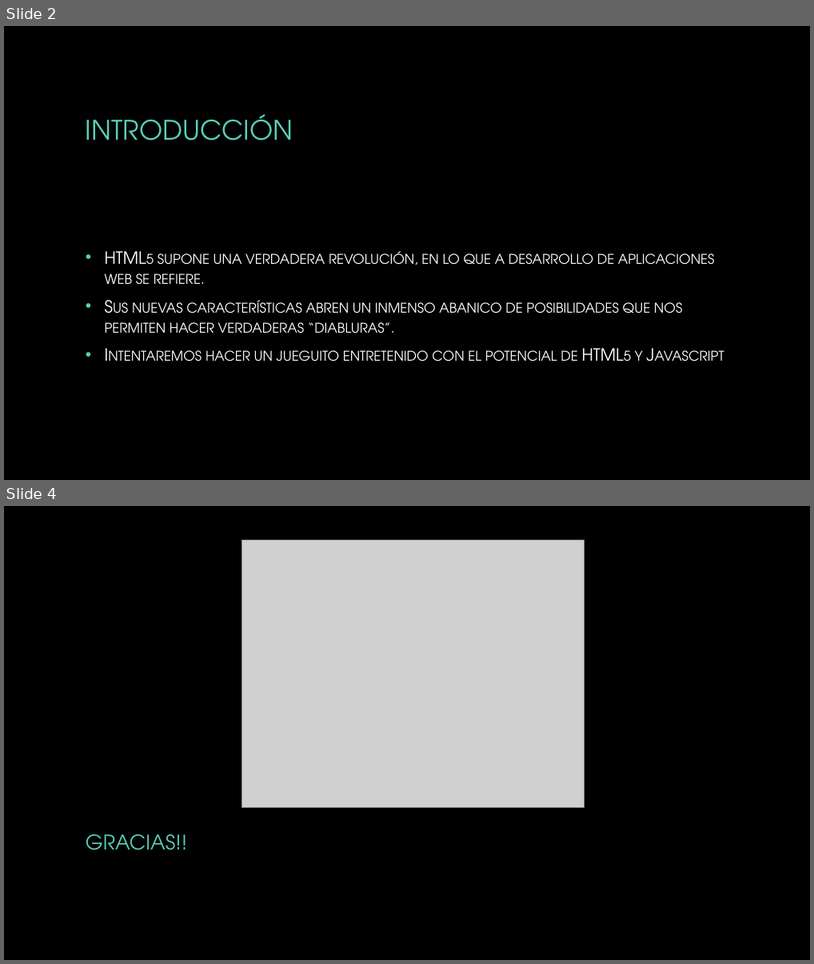
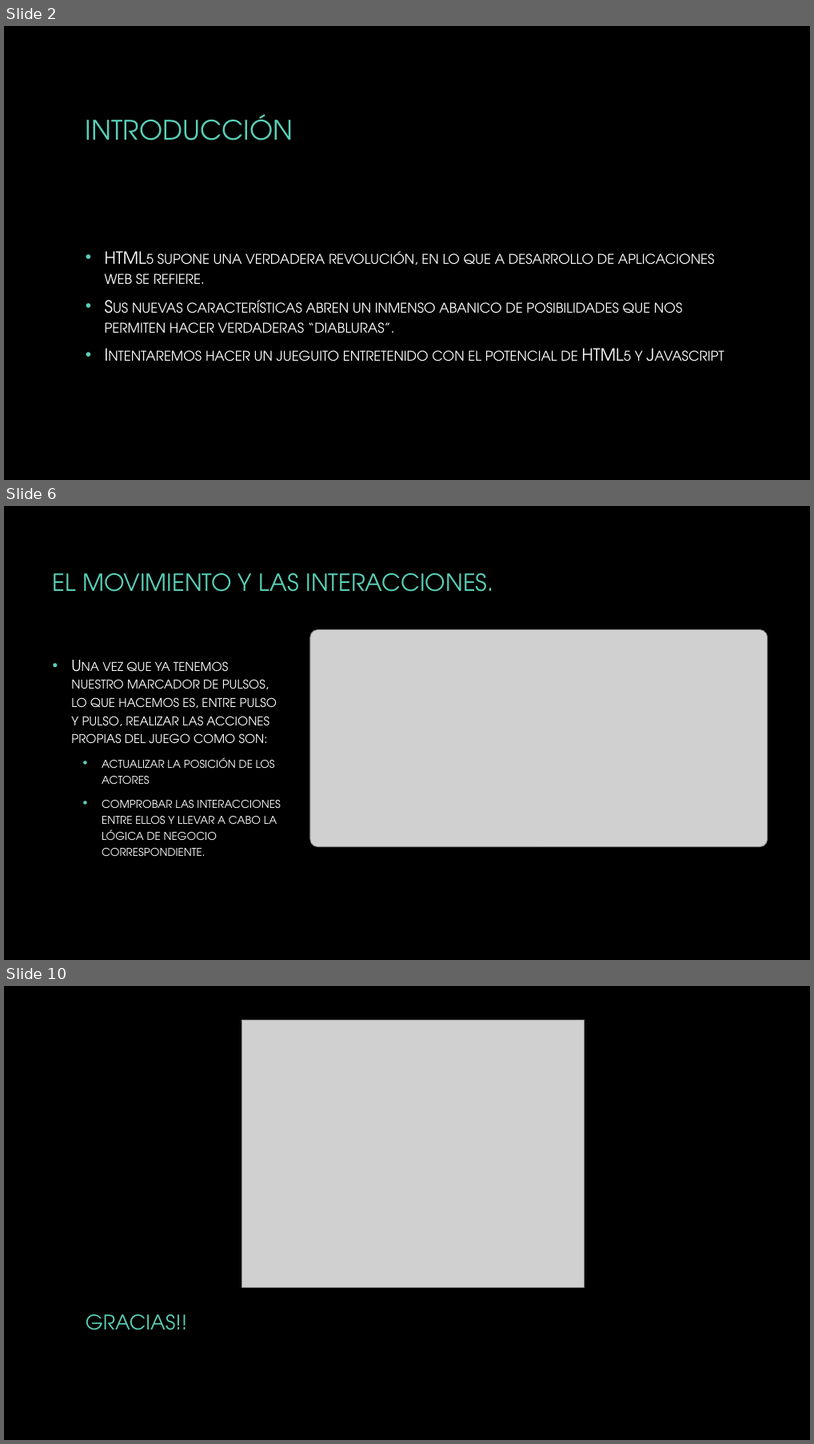
Before and after one commit to AlexGranda/Javascript, a slide deck: ProyectoIBim/Jueguito.pptx. Shown one above the other, each under a label of ours: slides 2 and 4 before the commit, slides 2, 6 and 10 after it; the slides between them are not shown. The pictures are 814x964 and 814x1444 pixels, drawn with LibreOffice and Linux fonts; fonts in the diff are those of the drawing; grey boxes stand for pictures; background and template pictures are left out. Boxes give left, top, right and bottom in pixels: in the first picture for what was removed or moved away, otherwise in the second. Text is boxed around its words. In the diff, an @@ line names an element or a change of style, - is before the commit and + after.

```diff
--- a/ProyectoIBim/Jueguito.pptx
+++ b/ProyectoIBim/Jueguito.pptx
@@ slide 6 added at (x1=4, y1=506, x2=810, y2=960), background picture (left out) @@
@@ title added at (x1=53, y1=573, x2=494, y2=592), 28 pt, text #5AD0B8 @@
+EL MOVIMIENTO Y LAS INTERACCIONES.
@@ picture added at (x1=310, y1=629, x2=767, y2=847) @@
@@ text added at (x1=71, y1=661, x2=280, y2=856), 18 pt, text #FFFFFF, small capitals @@
+• Una vez que ya tenemos nuestro marcador de pulsos, lo que hacemos es, entre pulso y pulso, realizar las acciones propias del juego como son:
+  • actualizar la posición de los actores
+  • comprobar las interacciones entre ellos y llevar a cabo la lógica de negocio correspondiente.
@@ what was slide 4 is now slide 10 @@
```
Also in this commit, not shown: 1 slide changed, 5 other slides added.
